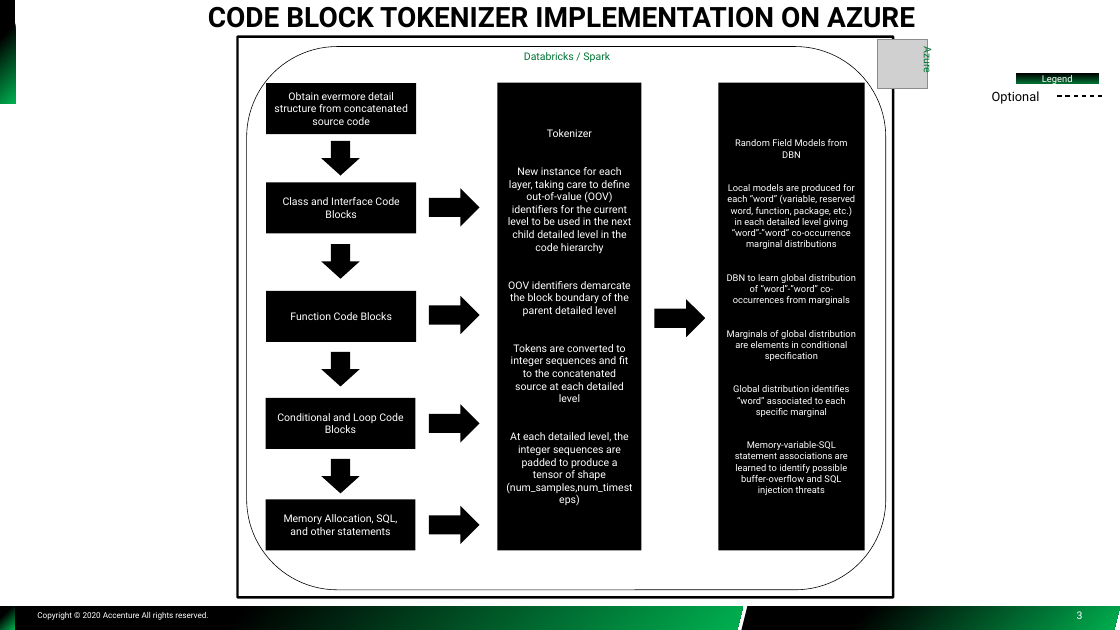
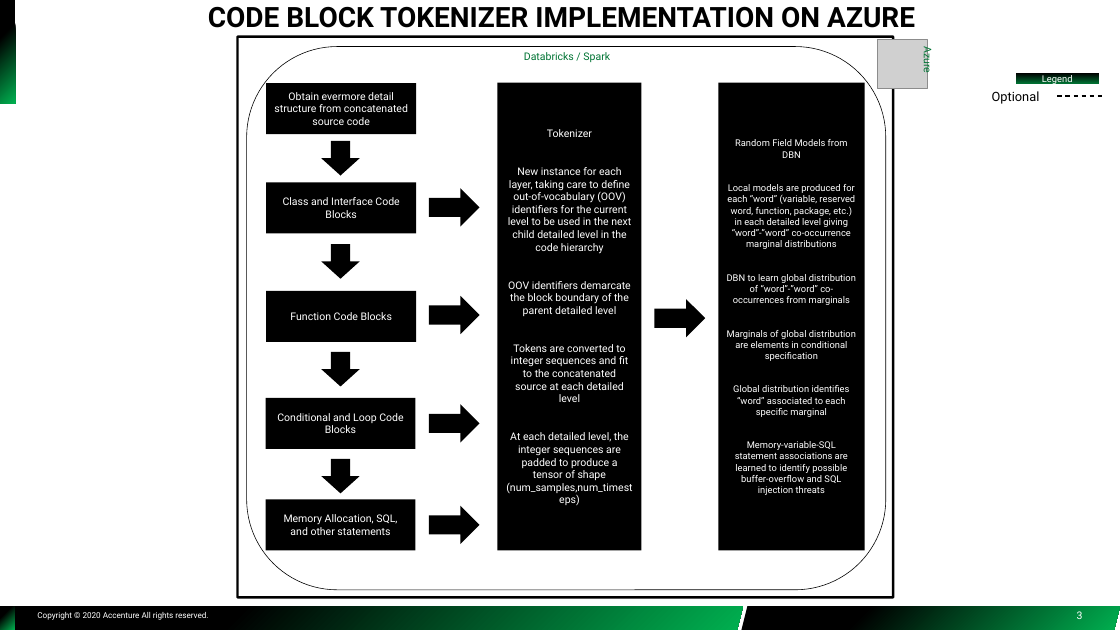
Before and after one commit to robertauny/Azure-A-I, a slide deck: slide 3 of Cyber/Code Security Tokenizer and Knowledge Graph (Mod1).pptx. Drawn at 1120x630 pixels with LibreOffice and Linux fonts; fonts in the diff are those of the drawing; grey boxes stand for pictures. Boxes give left, top, right and bottom in pixels: in the first picture for what was removed or moved away, otherwise in the second. Text is boxed around its words. In the diff, an @@ line names an element or a change of style, - is before the commit and + after.

```diff
--- a/Cyber/Code Security Tokenizer and Knowledge Graph (Mod1).pptx
+++ b/Cyber/Code Security Tokenizer and Knowledge Graph (Mod1).pptx
@@ text in rectangle at box(508, 167, 631, 254): text changed @@
-New instance for each layer, taking care to define out-of-value (OOV) identifiers for the current level to be used in the next child detailed level in the code hierarchy
+New instance for each layer, taking care to define out-of-vocabulary (OOV) identifiers for the current level to be used in the next child detailed level in the code hierarchy
```
Also in this commit, not shown: 1 other file.
